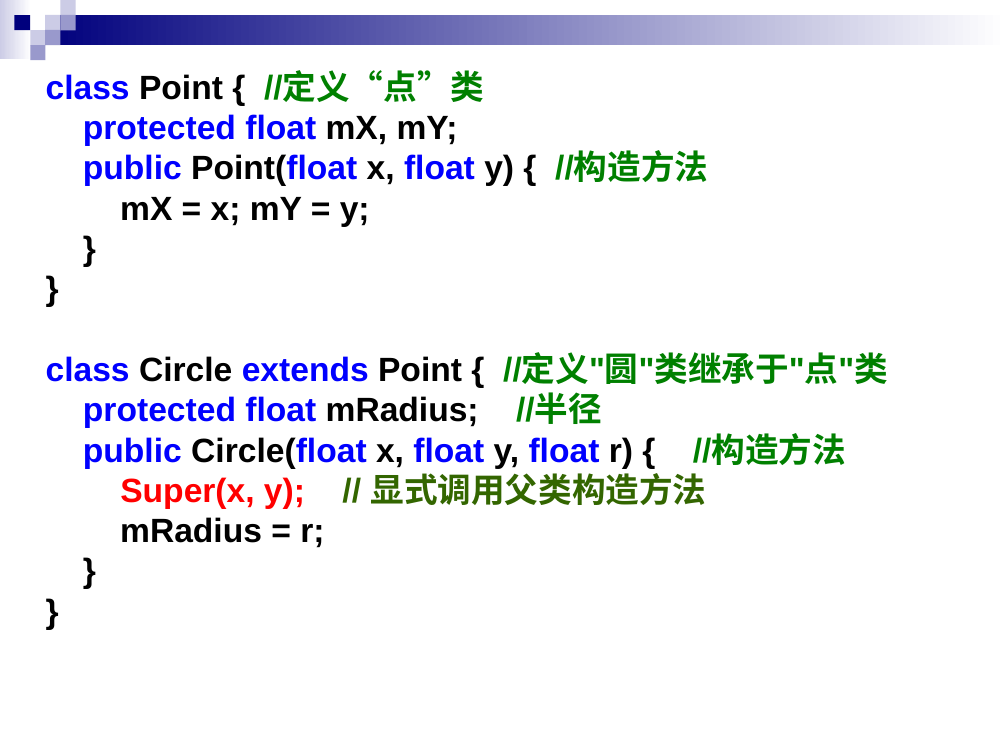
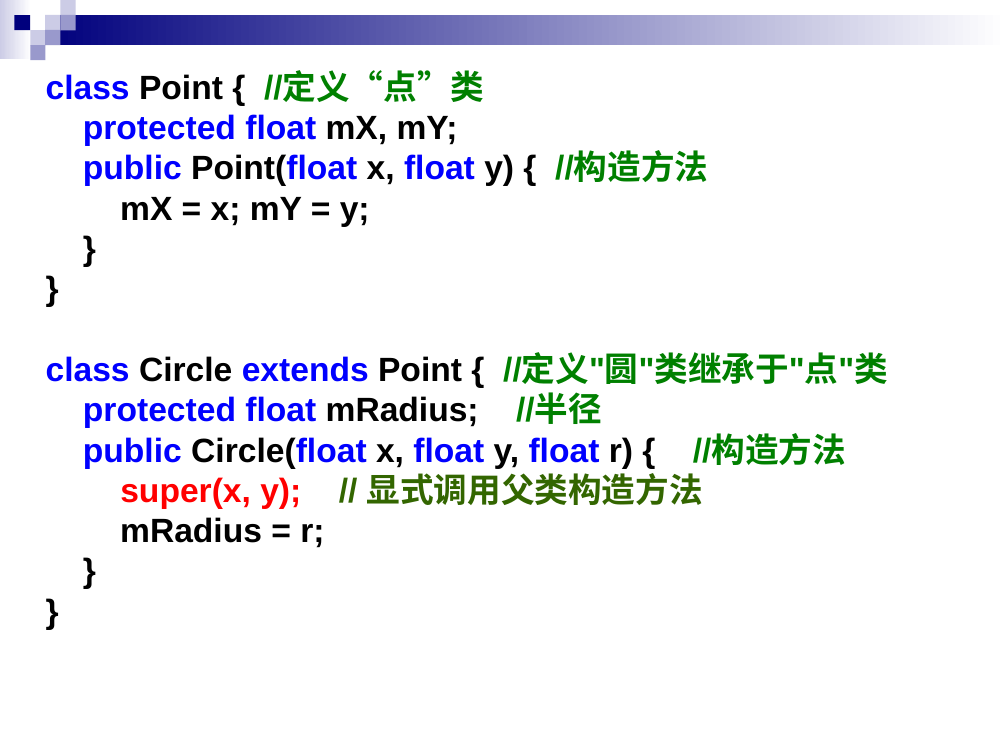
Before and after one commit to wjinshui/Network, a slide deck: slide 28 of PPTs/7-继承概念与技术.ppt. Drawn at 1008x756 pixels with LibreOffice and Linux fonts; fonts in the diff are those of the drawing. Boxes give left, top, right and bottom in pixels: in the first picture for what was removed or moved away, otherwise in the second. Text is boxed around its words. In the diff, an @@ line names an element or a change of style, - is before the commit and + after.

```diff
--- a/PPTs/7-继承概念与技术.ppt
+++ b/PPTs/7-继承概念与技术.ppt
@@ text at bbox=[120, 467, 703, 509]: text changed @@
-Super(x, y); // 显式调用父类构造方法
+super(x, y); // 显式调用父类构造方法
```
Also in this commit, not shown: 16 other files.
